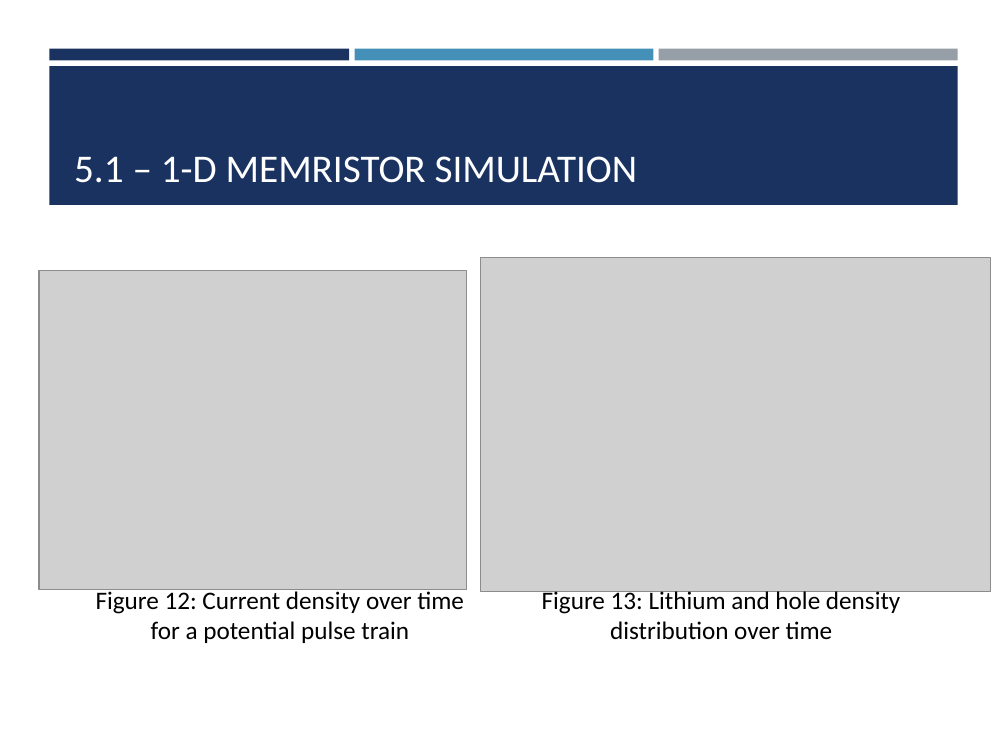
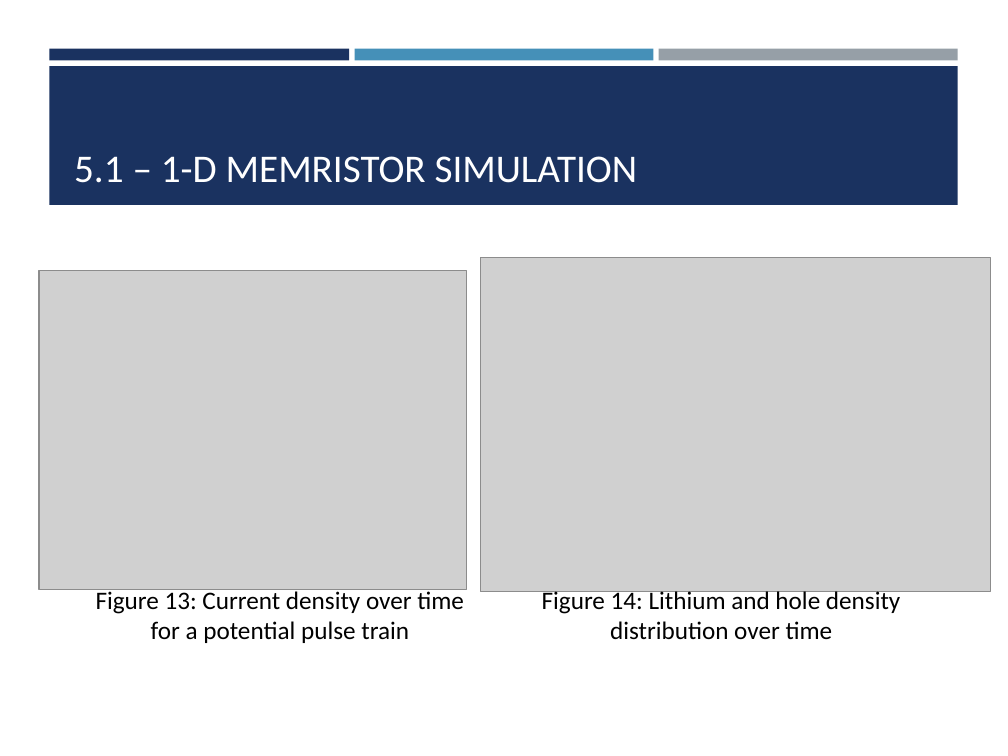
Before and after one commit to cbonfil/ThesisReport, a slide deck: slide 12 of Memristor Thesis/Memristor Presentation.pptx. Drawn at 1008x756 pixels with LibreOffice and Linux fonts; fonts in the diff are those of the drawing; grey boxes stand for pictures. Boxes give left, top, right and bottom in pixels: in the first picture for what was removed or moved away, otherwise in the second. Text is boxed around its words. In the diff, an @@ line names an element or a change of style, - is before the commit and + after.

```diff
--- a/Memristor Thesis/Memristor Presentation.pptx
+++ b/Memristor Thesis/Memristor Presentation.pptx
@@ text at (96, 588, 464, 643): text changed @@
-Figure 12: Current density over time for a potential pulse train
+Figure 13: Current density over time for a potential pulse train
@@ text at (542, 588, 900, 640): text changed @@
-Figure 13: Lithium and hole density distribution over time
+Figure 14: Lithium and hole density distribution over time
```
Also in this commit, not shown: 15 other slides changed, 1 slide added, 1 other file.
